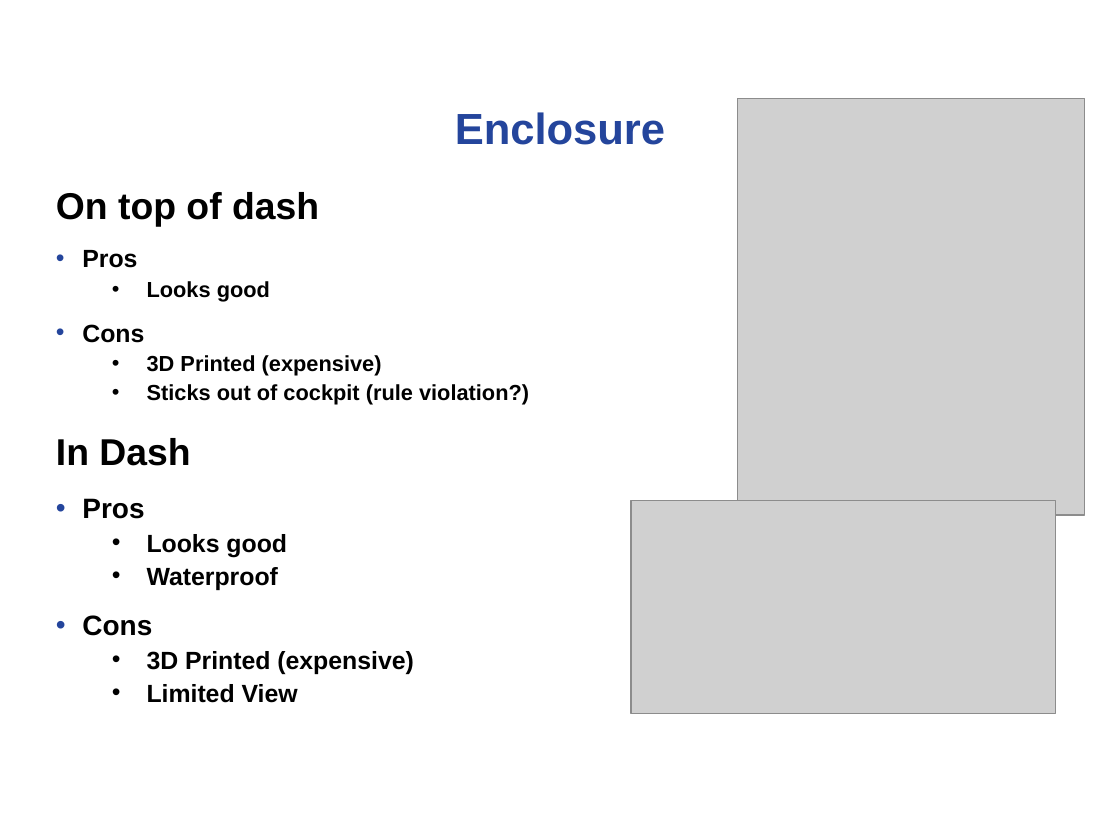
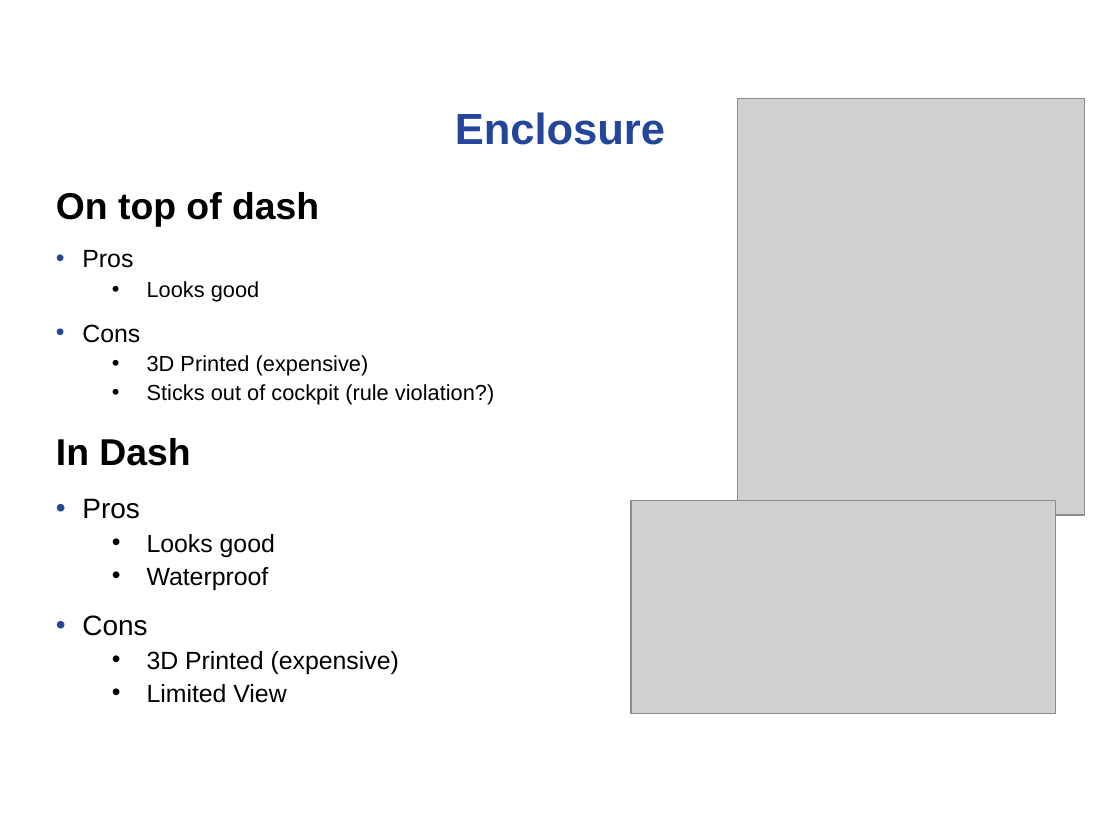
Before and after one commit to noahterickson/DigitalDash, a slide deck: slide 10 of Proposal/Project Proposal.ppt (slide 9 before the commit). Drawn at 1120x840 pixels with LibreOffice and Linux fonts; fonts in the diff are those of the drawing; grey boxes stand for pictures; background and template pictures are left out. Boxes give left, top, right and bottom in pixels: in the first picture for what was removed or moved away, otherwise in the second. Text is boxed around its words. In the diff, an @@ line names an element or a change of style, - is before the commit and + after.

```diff
--- a/Proposal/Project Proposal.ppt
+++ b/Proposal/Project Proposal.ppt
@@ text at box(82, 250, 494, 674): bold off in "Pros", "Looks good", "Cons", "3D Printed (expensive)" and 7 more places @@
```
Also in this commit, not shown: 10 other slides changed, 1 slide added.
